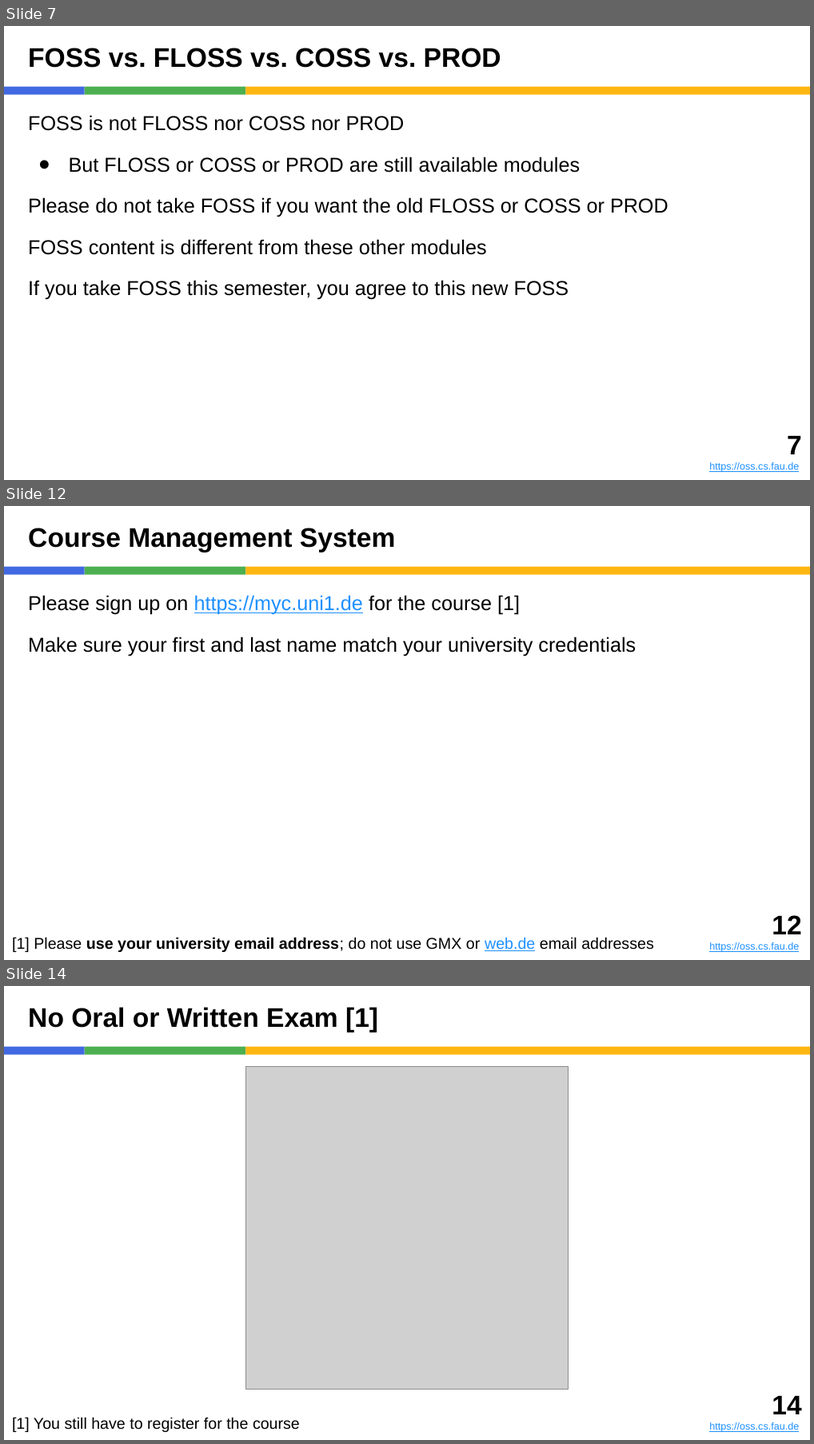
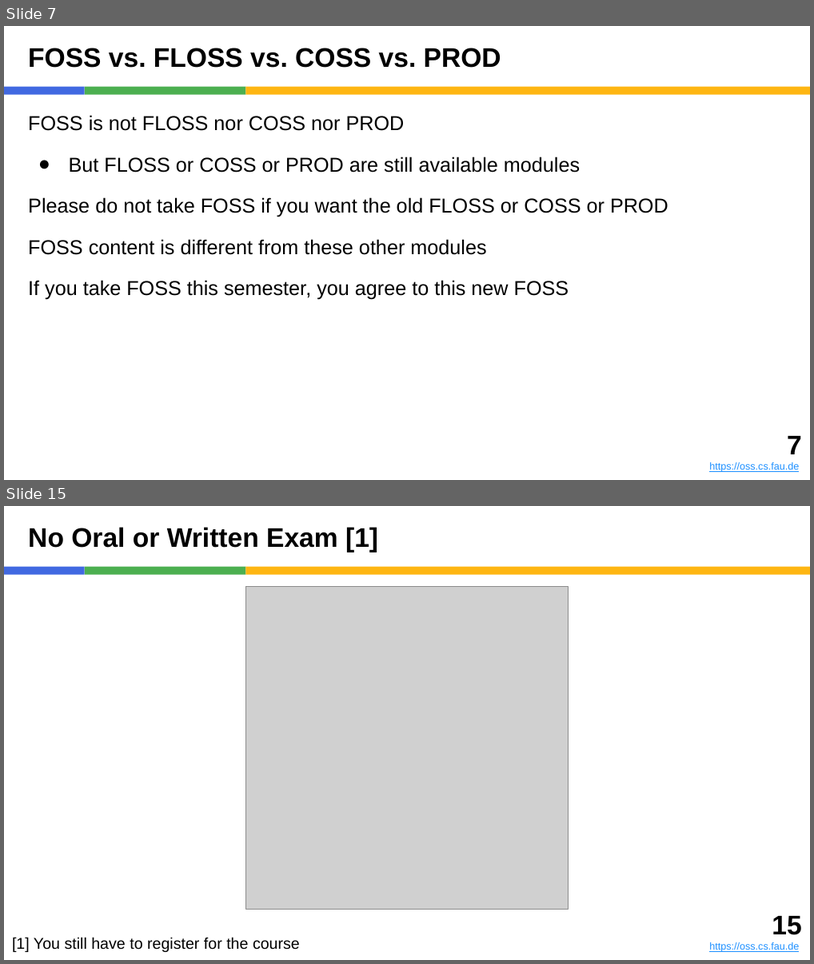
Before and after one commit to dirkriehle/foss-course, a slide deck: Lecture slides/FOSS A01 - Introduction.pptx. Shown one above the other, each under a label of ours: slides 7, 12 and 14 before the commit, slides 7 and 15 after it; the slides between them are not shown. The pictures are 814x1444 and 814x964 pixels, drawn with LibreOffice and Linux fonts; fonts in the diff are those of the drawing; grey boxes stand for pictures. Boxes give left, top, right and bottom in pixels: in the first picture for what was removed or moved away, otherwise in the second. Text is boxed around its words. In the diff, an @@ line names an element or a change of style, - is before the commit and + after.

```diff
--- a/Lecture slides/FOSS A01 - Introduction.pptx
+++ b/Lecture slides/FOSS A01 - Introduction.pptx
@@ slide 12 removed at (4,506,810,960), background #FFFFFF; not listed: 3 template elements that a slide beside it also shows @@
@@ title removed at (28,528,395,552) @@
-Course Management System
@@ text removed at (28,595,636,656) @@
-Please sign up on https://myc.uni1.de for the course [1]
-Make sure your first and last name match your university credentials
@@ text removed at (12,936,654,952) @@
-[1] Please use your university email address; do not use GMX or web.de email addresses
@@ text removed at (710,915,802,952) @@
-12
-https://oss.cs.fau.de
@@ what was slide 14 is now slide 15 @@
@@ text at (772,916,802,935): text changed @@
-14
+15
```
Also in this commit, not shown: 4 slides changed, 6 slides added, 4 other slides removed, 5 other files.
